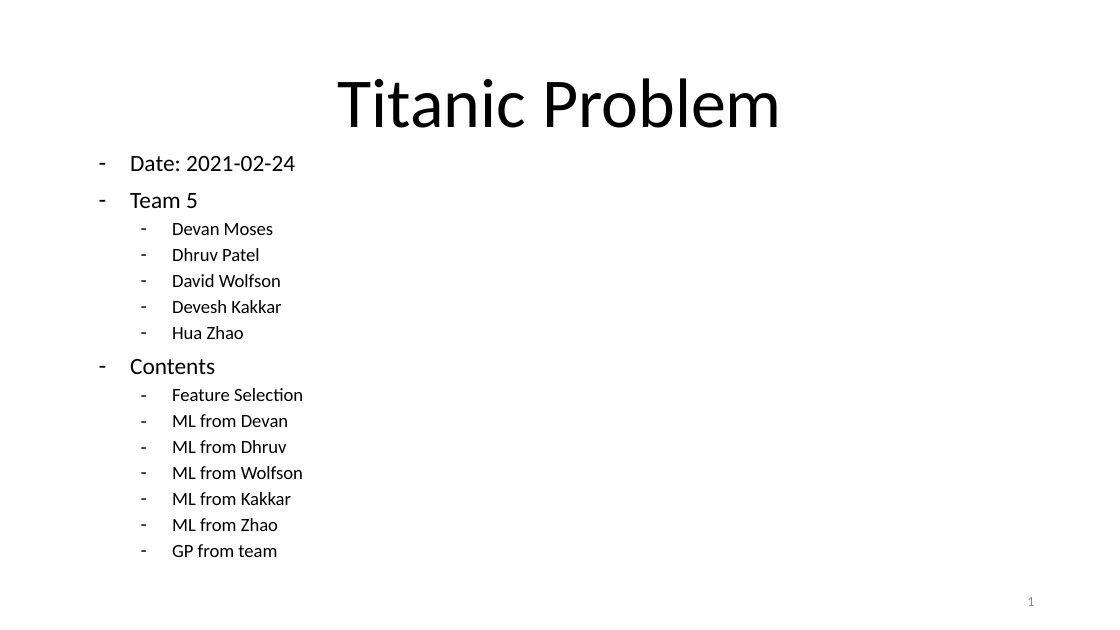
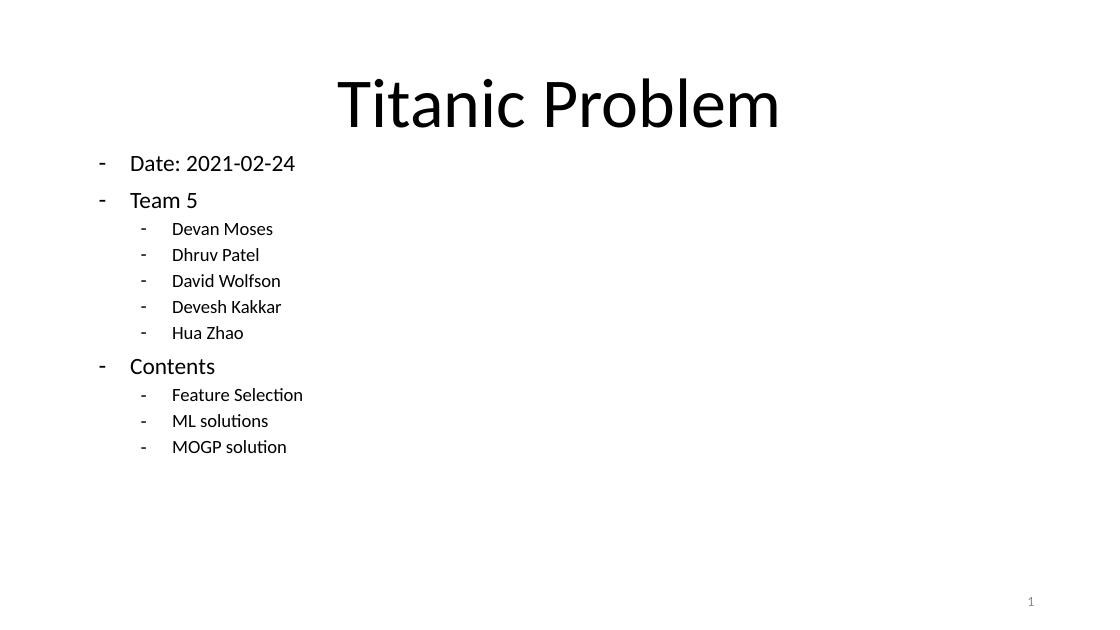
Before and after one commit to hzhaoc/AAD, a slide deck: slide 1 of results/Titanic GP Team 5.pptx. Drawn at 1120x630 pixels with LibreOffice and Linux fonts; fonts in the diff are those of the drawing. Boxes give left, top, right and bottom in pixels: in the first picture for what was removed or moved away, otherwise in the second. Text is boxed around its words. In the diff, an @@ line names an element or a change of style, - is before the commit and + after.

Commit message:
EMADE presentation

```diff
--- a/results/Titanic GP Team 5.pptx
+++ b/results/Titanic GP Team 5.pptx
@@ subtitle at (x1=172, y1=414, x2=287, y2=453): text changed @@
-  – ML from Devan
-  – ML from Dhruv
-  – ML from Wolfson
-  – ML from Kakkar
-  – ML from Zhao
-  – GP from team
+  – ML solutions
+  – MOGP solution
```
Also in this commit, not shown: 4 other files.
